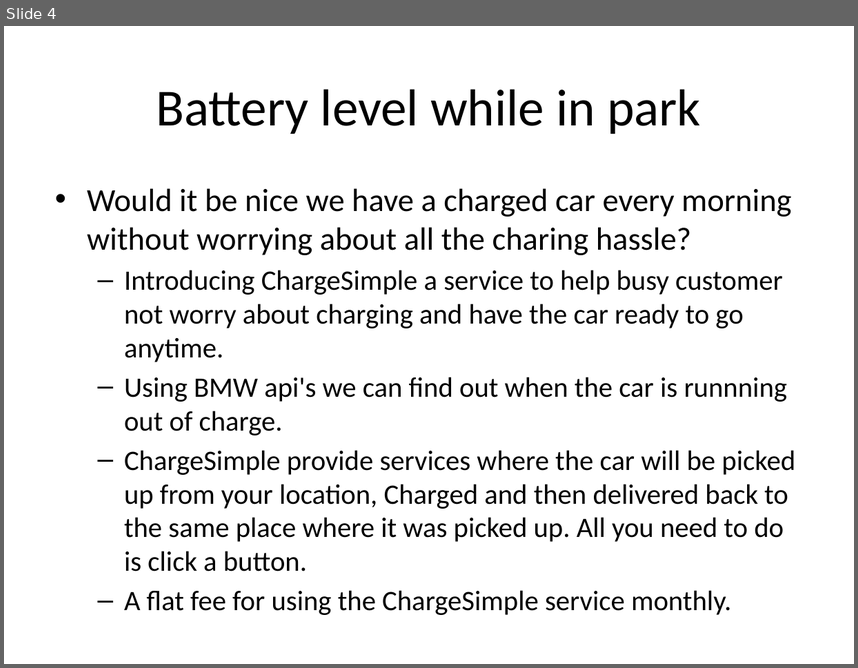
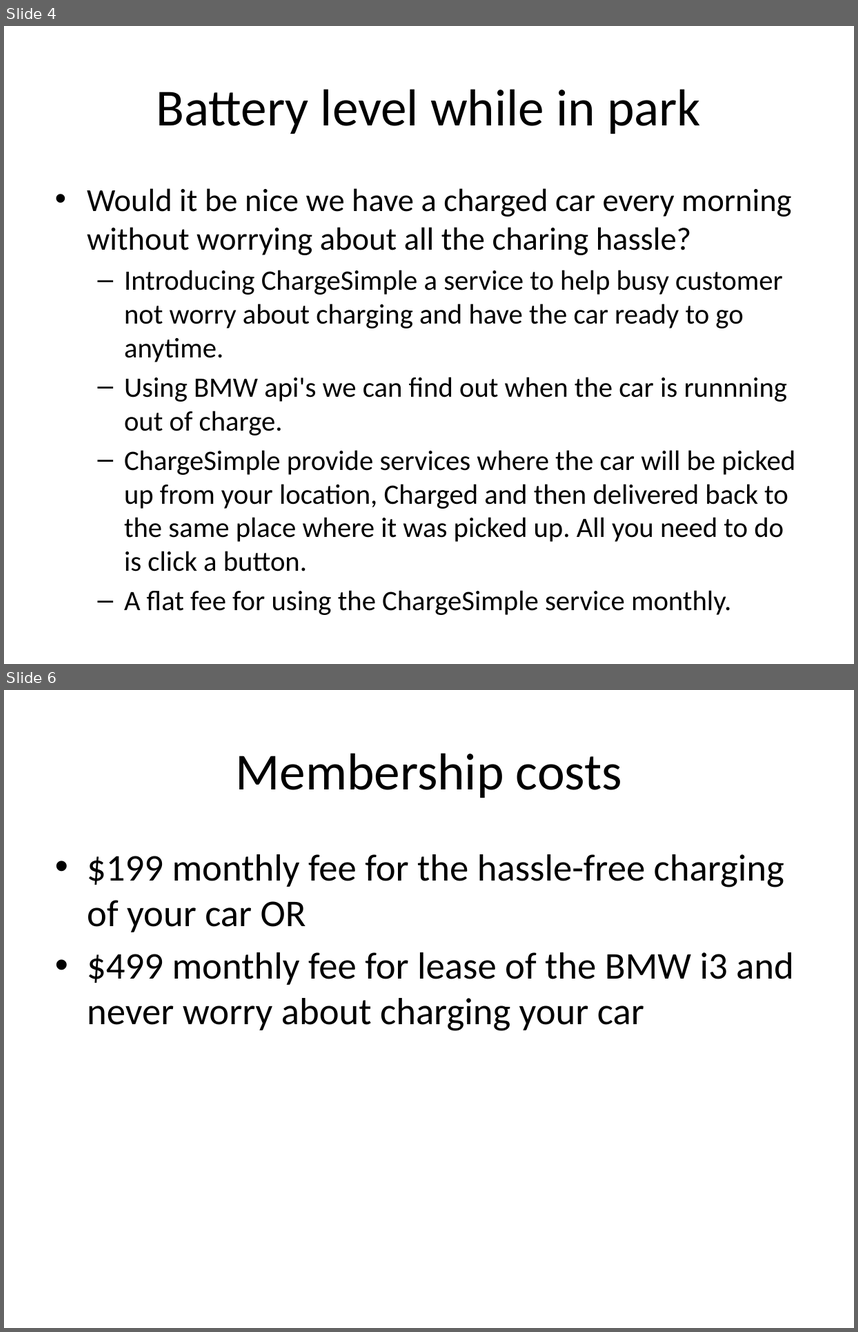
Before and after one commit to sarchak/bmw, a slide deck: Presentation.pptx. Shown one above the other, each under a label of ours: slide 4 before the commit, slides 4 and 6 after it; the slides between them are not shown. The pictures are 858x668 and 858x1332 pixels, drawn with LibreOffice and Linux fonts; fonts in the diff are those of the drawing. Boxes give left, top, right and bottom in pixels: in the first picture for what was removed or moved away, otherwise in the second. Text is boxed around its words. In the diff, an @@ line names an element or a change of style, - is before the commit and + after.

```diff
--- a/Presentation.pptx
+++ b/Presentation.pptx
@@ slide 6 added at [4, 690, 854, 1328], background #FFFFFF @@
@@ title added at [235, 753, 622, 798], 44 pt, text #000000 @@
+Membership costs
@@ text added at [87, 854, 794, 1031], 32 pt, text #000000 @@
+• $199 monthly fee for the hassle-free charging of your car OR
+• $499 monthly fee for lease of the BMW i3 and never worry about charging your car
```
Also in this commit, not shown: 2 slides changed, 1 other slide added.
